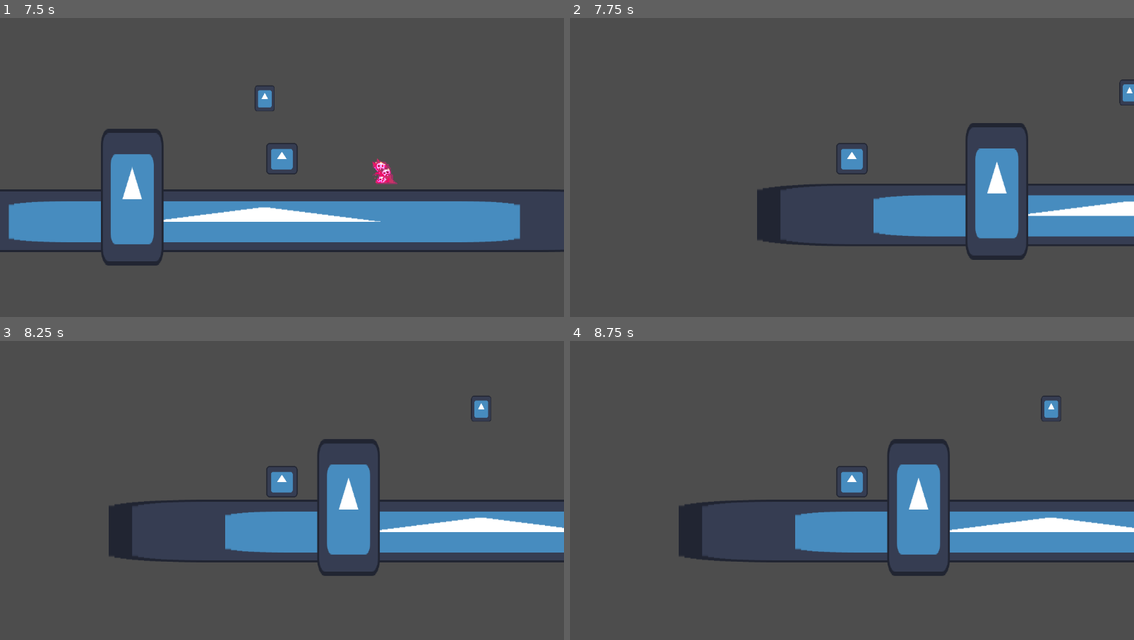
Above: before the commit, frames 1-4 (two rows, left to right).
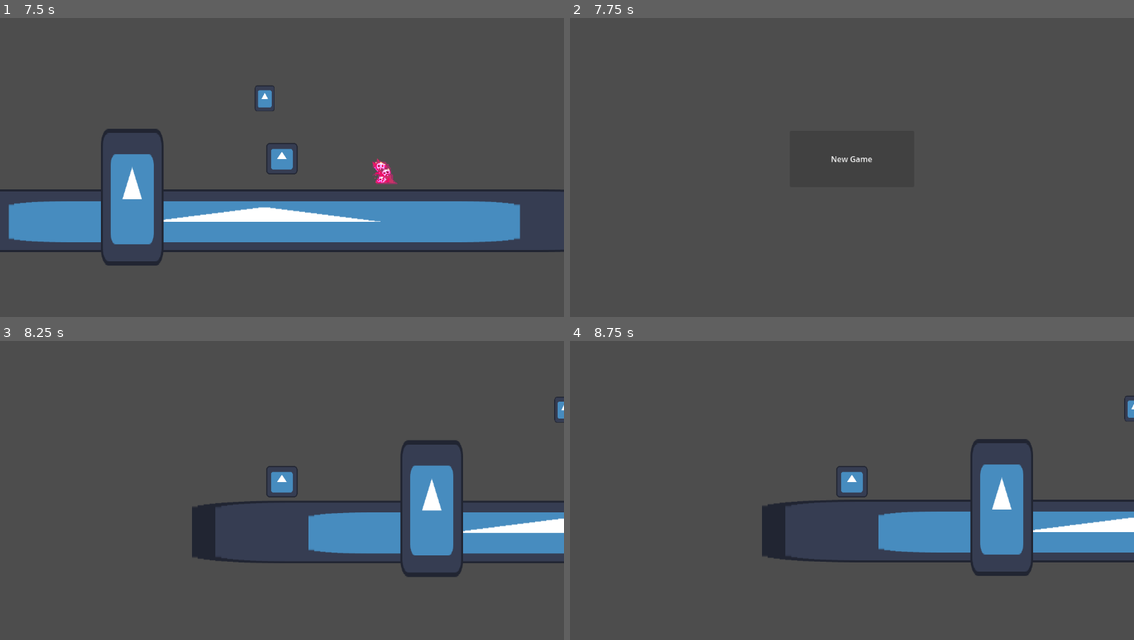
Above: after the commit, the same moments.

Repository: Brian0706/GDDC_Example_Game
Game: Godot game, scene res://Scenes/main_menu.tscn
Same seed, same stepped clock (60 frames per second), same inputs: the game is played once before the commit and once after it. The engine's default icon, where the game draws it, is replaced by a stand-in: a white triangle on a blue panel in a dark square.
Inputs (mouse positions are in pixels of both pictures, inside the frame that each line leads up to):
- Up to frame 1 (7.5 s): click "New Game" at 0.5 s; tap Enter at 1.25 s; hold D (right) 1.28-2.78 s; tap Space (jump) at 1.52, 2.27, 3.77, 4.52, 5.27, 6.5, 6.77 s; hold A (left) 2.78-5.03 s; hold D (right) from 5.03 s (still down)
- Up to frame 2 (7.75 s): keep holding D (right); tap Space (jump) at 7.52 s
- Up to frame 3 (8.25 s): release D (right) at 8 s; click (282, 481) at 8 s, where only the run after the commit has a clickable "New Game"
- Up to frame 4 (8.75 s): no input

Frame 1 is identical in both runs. In frame 2, 9.8% of the frame differs, in the area x 33-100%, y 20-81%; in frame 3, 10%, in the area x 19-100%, y 18-80%; in frame 4, 9.6%.

Commit message:
Implemented game over logic
Scene changes to main_menu.tscn when lives reach 0.
 1. Set default game state constants in global.gd
2. const innvulnerability renamed to INVULNERABILITY
3. renamed lives to current_lives
4. renamed money to current_money

Diff:
--- a/new-game-project/Code/global.gd
+++ b/new-game-project/Code/global.gd
@@ -1,14 +1,26 @@
 extends Node
 
+# DEFAULT GAME STATE CONSTANTS
+
+const STARTING_LIVES = 3
+const STARTING_MONEY = 0
+const STARTING_STAGE = 1
+
 var player = null
-var lives = 3
-var money = 0
+var current_lives = 3
+var current_money = 0
 var stage = 1
 
 func changeStage(change: int) -> void:
+	print("Change stage is called.")
 	stage += change
 	if (stage == 0):
 		get_tree().reload_current_scene()
 		stage = 1
-		lives -= 1
+		current_lives -= 1
 	player.changeStage()
+
+func reset_game_state() -> void:
+	current_lives = STARTING_LIVES
+	current_money = STARTING_MONEY
+	stage = STARTING_STAGE
--- a/new-game-project/Code/main_menu.gd
+++ b/new-game-project/Code/main_menu.gd
@@ -12,4 +12,5 @@
 
 func _on_button_pressed() -> void:
 	print("'New Game' button pressed")
+	Global.reset_game_state()
 	get_tree().change_scene_to_file("res://Scenes/main.tscn")
--- a/new-game-project/Code/player.gd
+++ b/new-game-project/Code/player.gd
@@ -2,7 +2,7 @@
 
 const SPEED = 600.0
 const JUMP_VELOCITY = -500.0
-const invulnerability = 0.5
+const INVULNERABILITY = 0.5
 var timeSinceLastHit = 1
 
 func _physics_process(delta: float) -> void:
@@ -30,7 +30,10 @@
 	self.scale.y = (1 + (Global.stage - 1) / 2.0)
 
 func takeDamage():
-	if (timeSinceLastHit > invulnerability):
+	if (timeSinceLastHit > INVULNERABILITY):
+		Global.current_lives -= 1
+		if (Global.current_lives < 1):
+			get_tree().change_scene_to_file("res://Scenes/main_menu.tscn")
 		Global.changeStage(-1)
 		timeSinceLastHit = 0
 
